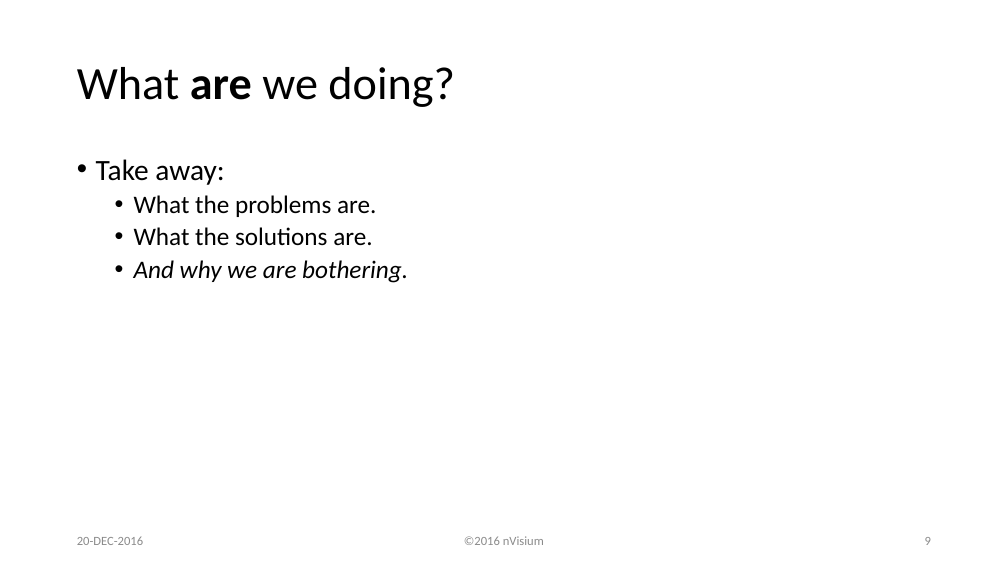
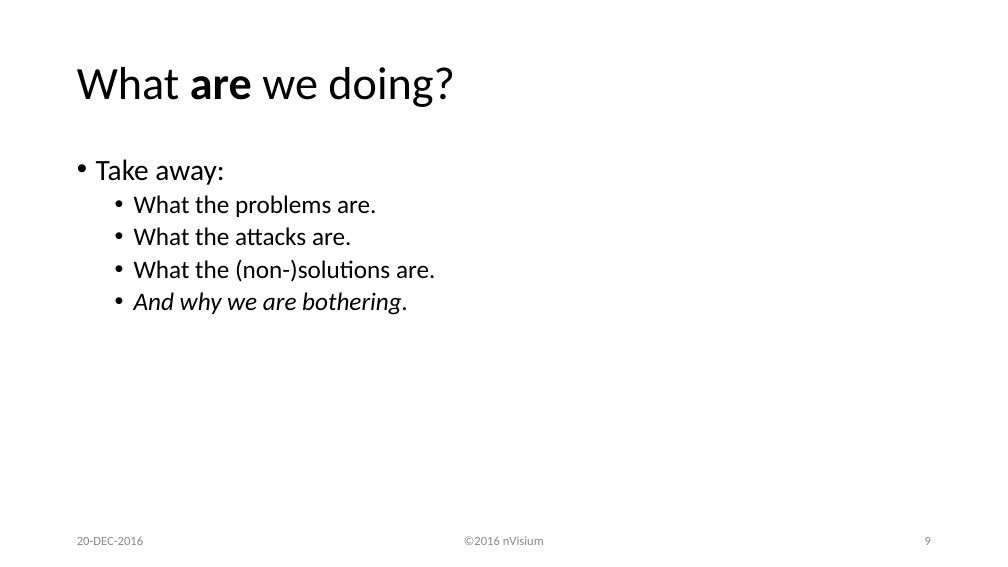
Before and after one commit to lojikil/heraclitus, a slide deck: slide 9 of HeraclitusSeminar.pptx. Drawn at 1008x567 pixels with LibreOffice and Linux fonts; fonts in the diff are those of the drawing; background and template pictures are left out. Boxes give left, top, right and bottom in pixels: in the first picture for what was removed or moved away, otherwise in the second. Text is boxed around its words. In the diff, an @@ line names an element or a change of style, - is before the commit and + after.

```diff
--- a/HeraclitusSeminar.pptx
+++ b/HeraclitusSeminar.pptx
@@ text at (134,227,435,282): text changed @@
-  • What the solutions are.
+  • What the attacks are.
+  • What the (non-)solutions are.
```
Also in this commit, not shown: 26 other slides changed, 31 slides added.
